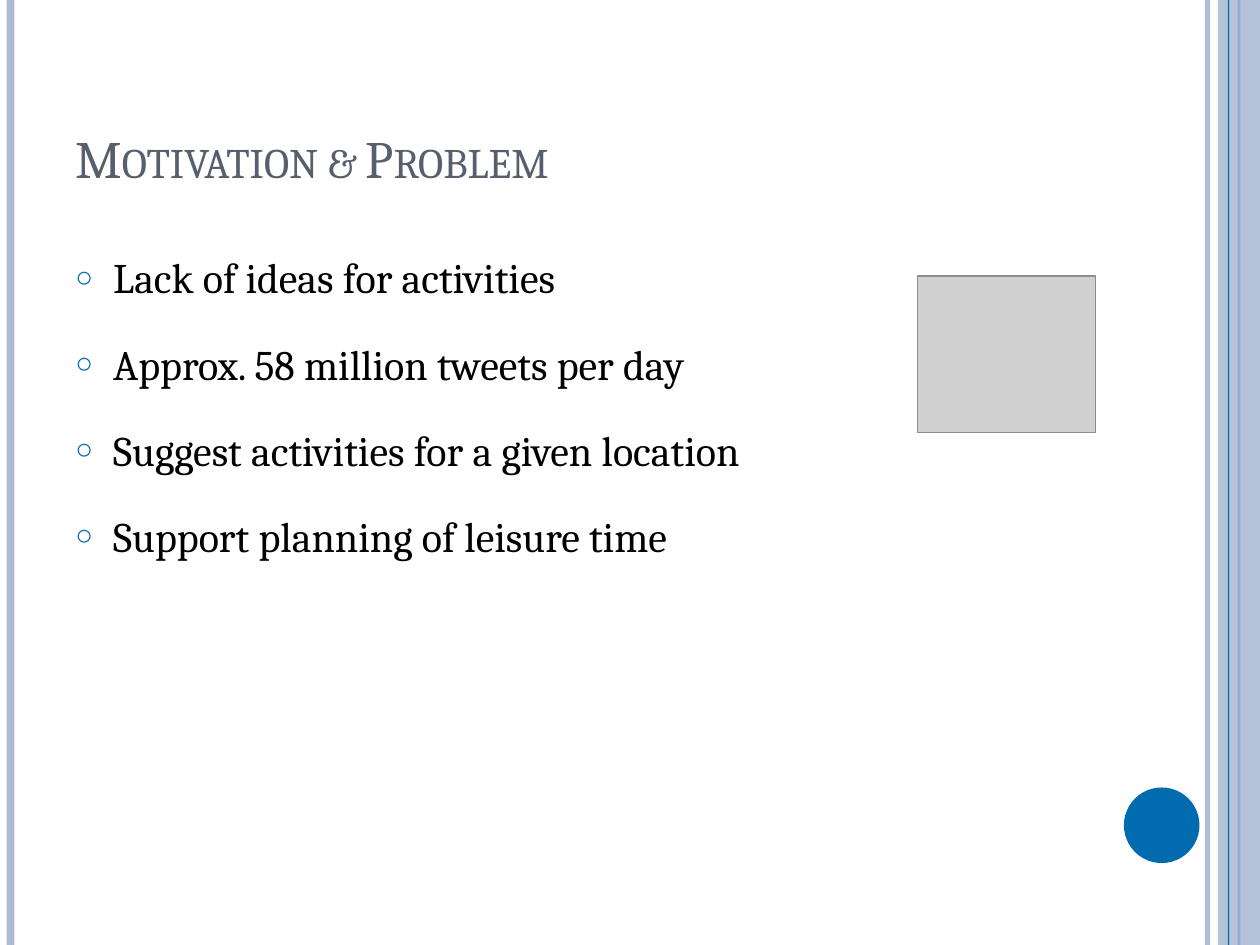
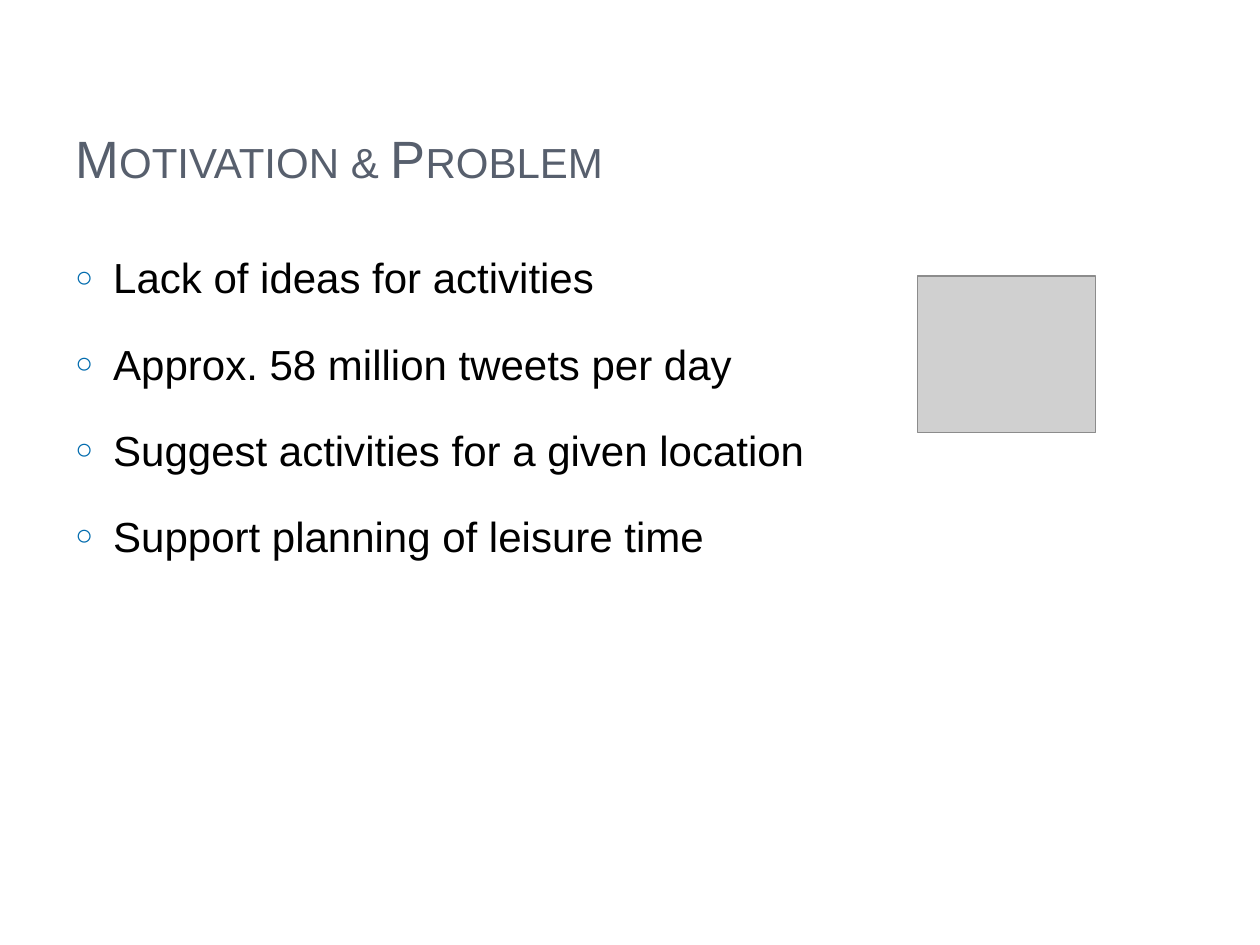
Before and after one commit to WYSIWYG-Fan/PrAct, a slide deck: slide 2 of Presentation.pptx. Drawn at 1260x945 pixels with LibreOffice and Linux fonts; fonts in the diff are those of the drawing; grey boxes stand for pictures; background and template pictures are left out. Boxes give left, top, right and bottom in pixels: in the first picture for what was removed or moved away, otherwise in the second. Text is boxed around its words. In the diff, an @@ line names an element or a change of style, - is before the commit and + after.

```diff
--- a/Presentation.pptx
+++ b/Presentation.pptx
@@ line removed from (10, 0) to (10, 945) @@
@@ line removed from (1207, 0) to (1207, 945) @@
@@ rectangle removed at [1218,0,1260,945] @@
@@ line removed from (1228, 0) to (1228, 945) @@
@@ line removed from (1239, 0) to (1239, 945) @@
@@ title "Motivation & Problem" at [63,38,1092,195]: font Cambria to Arial @@
@@ text "Lack of ideas for activities" at [113,262,804,560]: font Cambria to Arial @@
@@ ellipse removed at [1124,788,1200,863] @@
```
Also in this commit, not shown: 7 other slides changed.
